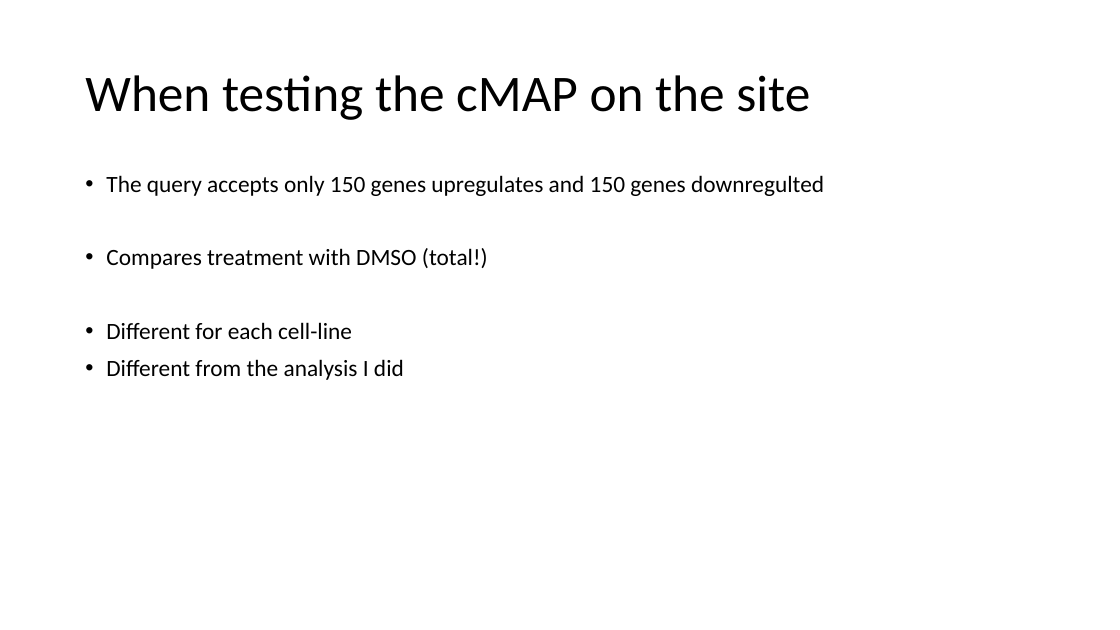
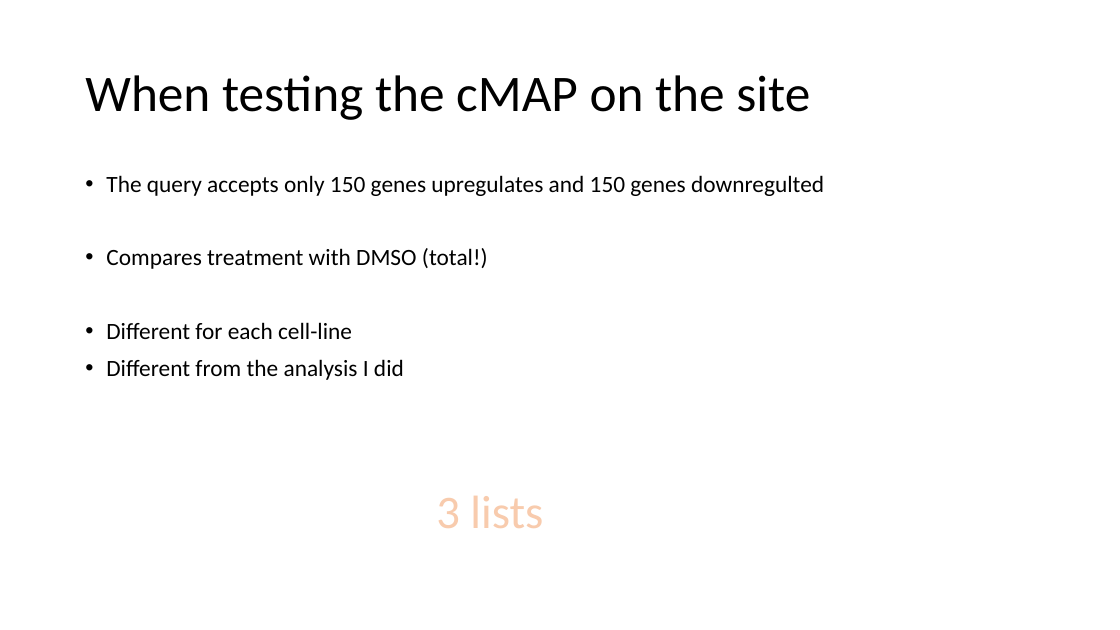
Before and after one commit to RuslanAlali/cMAp_Terzi, a slide deck: slide 36 of cMAP_stats.pptx. Drawn at 1120x630 pixels with LibreOffice and Linux fonts; fonts in the diff are those of the drawing. Boxes give left, top, right and bottom in pixels: in the first picture for what was removed or moved away, otherwise in the second. Text is boxed around its words. In the diff, an @@ line names an element or a change of style, - is before the commit and + after.

```diff
--- a/cMAP_stats.pptx
+++ b/cMAP_stats.pptx
@@ text added at [436,496,543,528], 40 pt, text #F8CBAD @@
+3 lists
```
Also in this commit, not shown: 2 slides added.
